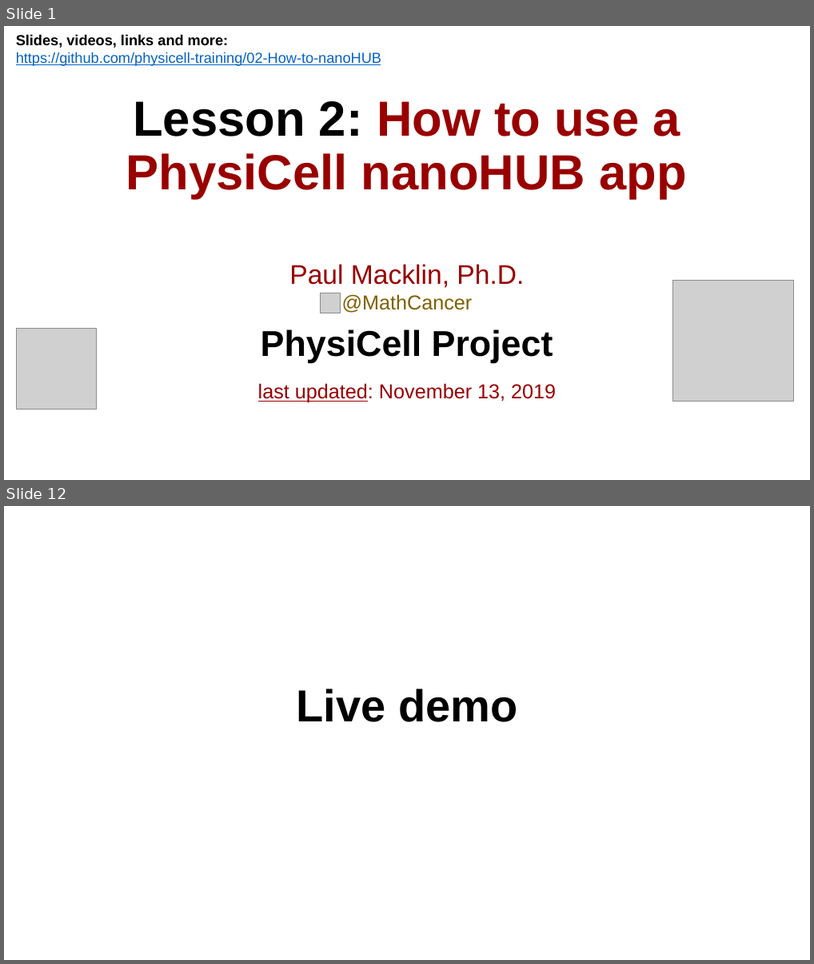
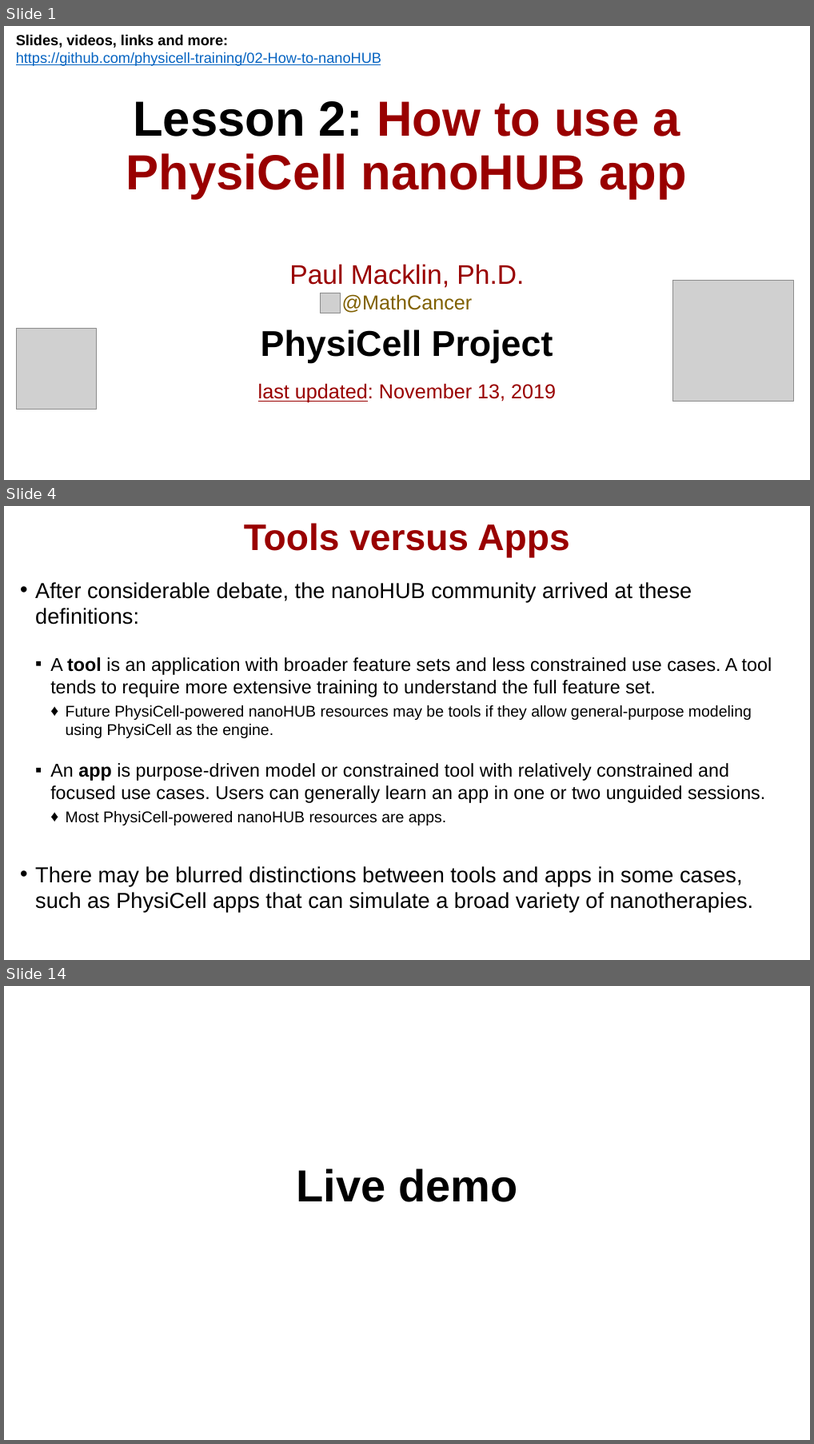
Before and after one commit to physicell-training/02-How-to-nanoHUB, a slide deck: pptx_source/02-How-to-nanoHUB.pptx. Shown one above the other, each under a label of ours: slides 1 and 12 before the commit, slides 1, 4 and 14 after it; the slides between them are not shown. The pictures are 814x964 and 814x1444 pixels, drawn with LibreOffice and Linux fonts; fonts in the diff are those of the drawing; grey boxes stand for pictures; background and template pictures are left out. Boxes give left, top, right and bottom in pixels: in the first picture for what was removed or moved away, otherwise in the second. Text is boxed around its words. In the diff, an @@ line names an element or a change of style, - is before the commit and + after.

```diff
--- a/pptx_source/02-How-to-nanoHUB.pptx
+++ b/pptx_source/02-How-to-nanoHUB.pptx
@@ slide 4 added at [4, 506, 810, 960], background #FFFFFF @@
@@ title added at [244, 523, 570, 558], 33 pt, text #990000, bold @@
+Tools versus Apps
@@ text added at [35, 582, 773, 912], 16.6 pt, text #000000 @@
+• After considerable debate, the nanoHUB community arrived at these definitions:
+  ▪ A tool is an application with broader feature sets and less constrained use cases. A tool tends to require more extensive training to understand the full feature set.
+    ♦ Future PhysiCell-powered nanoHUB resources may be tools if they allow general-purpose modeling using PhysiCell as the engine.
+  ▪ An app is purpose-driven model or constrained tool with relatively constrained and focused use cases. Users can generally learn an app in one or two unguided sessions.
+    ♦ Most PhysiCell-powered nanoHUB resources are apps.
+• There may be blurred distinctions between tools and apps in some cases, such as PhysiCell apps that can simulate a broad variety of nanotherapies.
@@ what was slide 12 is now slide 14 @@
```
Also in this commit, not shown: 5 slides changed, 6 other slides added, 5 slides removed, 1 other file.
